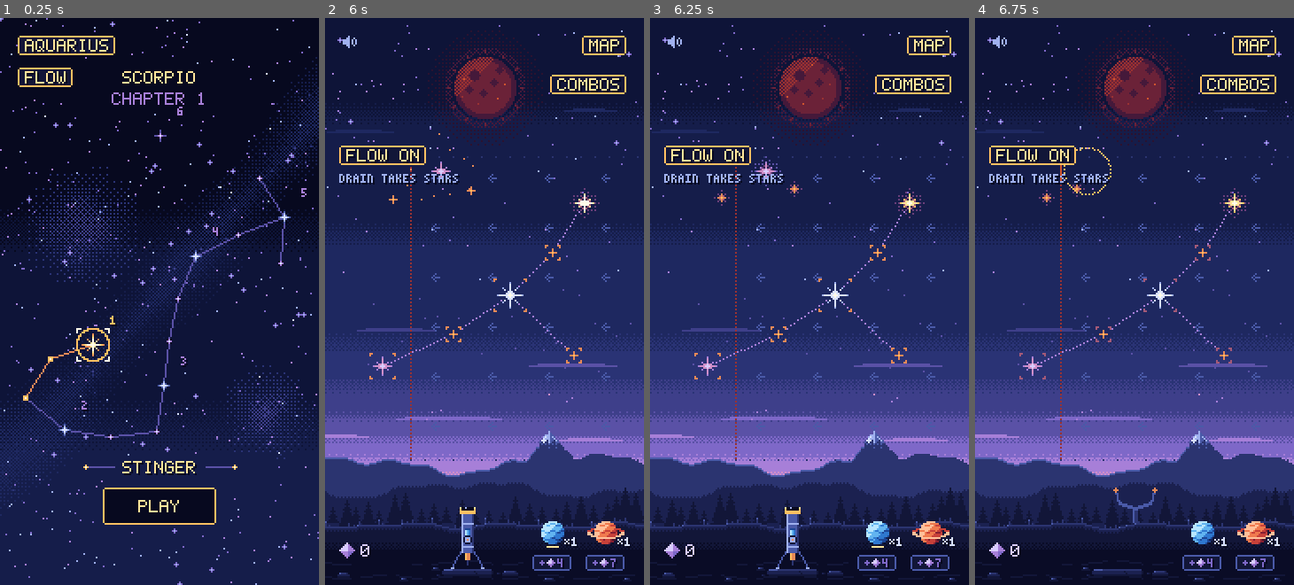
Above: before the commit, frames 1-4 (left to right).
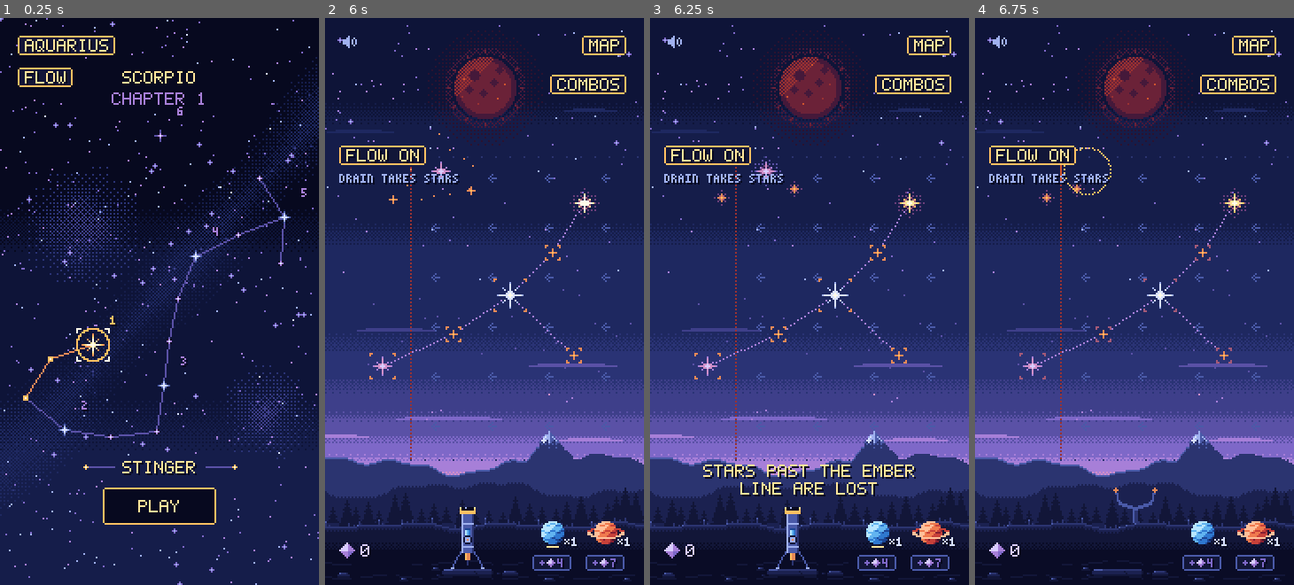
Above: after the commit, the same moments.

Repository: mrafael1/DustInSpace
Game: Godot game, scene res://game/scenes/app.tscn
Two runs of this game, one before a commit and one after it. Both use one fixed random seed, a clock stepped at 60 frames per second and the inputs below.
Inputs (mouse positions are in pixels of both pictures, inside the frame that each line leads up to):
- Up to frame 1 (0.25 s): no input
- Up to frame 2 (6 s): tap Enter at 0.5 s; move the mouse to (554, 273) at 0.52 s; hold Shift 0.53-1.25 s; click (554, 273) at 0.67 s; drag from (420, 329) to (468, 414) at 1.27 s; move the mouse to (516, 176) at 2.02 s; tap Ctrl at 2.1 s; drag from (468, 414) to (388, 216) at 2.77 s; move the mouse to (580, 386) at 3.52 s; hold A 3.53-4.25 s; tap U at 3.6 s; drag from (388, 216) to (436, 159) at 4.27 s; move the mouse to (500, 301) at 5.02 s; hold A 5.03-5.75 s; tap L at 5.1 s; click (500, 301) at 5.17 s; drag from (436, 159) to (420, 329) at 5.77 s
- Up to frame 3 (6.25 s): no input
- Up to frame 4 (6.75 s): move the mouse to (1204, 273) at 6.52 s; tap T at 6.6 s

Frames 1-2 are identical in both runs. In frame 3, 1.4% of the frame differs, in the area x 16-84%, y 78-85%; in frame 4, nothing differs.

Commit message:
feat: a current's first move says its rule; stages without a painting yet complete without one
Co-Authored-By: Claude Opus 5.5 <noreply@anthropic.com>

Diff:
--- a/game/scenes/constellation_view.gd
+++ b/game/scenes/constellation_view.gd
@@ -144,8 +144,9 @@
 	# The map sits where the run's sky puts it (a taller sky moves it up); everything here is drawn
 	# in its home layout, so the whole view moves with it.
 	position = Vector2(run.scorpio.shift) if run.scorpio != null else Vector2.ZERO
-	painting(_map().painting)
-	figure_rows(_map().painting)
+	if has_painting(_map()):
+		painting(_map().painting)
+		figure_rows(_map().painting)
 	_shown_lit.clear()
 	if run.scorpio != null:
 		_shown_lit.assign(run.scorpio.lit)
@@ -165,6 +166,12 @@
 ## How long the completion plays: the tune, the painting forming and flashing, the hold.
 static func completion_time() -> float:
 	return TUNE_TIME + FIGURE_RISE + FIGURE_FLASH + FIGURE_CODA
+
+
+## Whether `map`'s painting has been drawn (a new chapter's stages come before their art: they
+## complete with their song and no painting).
+static func has_painting(map: StarMap) -> bool:
+	return map.painting != "" and ResourceLoader.exists(map.painting)
 
 
 ## The painting at `path` (a StarMap.painting), loaded once. Views load theirs before they draw
@@ -618,7 +625,7 @@
 ## painting itself.
 func _draw_figure() -> void:
 	var stage: float = figure_stage()
-	if stage < 0.0:
+	if stage < 0.0 or not has_painting(_map()):
 		return
 	var path: String = _map().painting
 	var rows: Dictionary = figure_rows(path)
--- a/game/ui/hud.gd
+++ b/game/ui/hud.gd
@@ -67,6 +67,10 @@
 const ORION_MESSAGE_TIME: float = 3.0
 ## Orion's first hunting area of a run (#71) says what the ring means.
 const HUNT_MESSAGE: String = "LAUNCH AND ORION SHOOTS HERE"
+## A current's first move of a run (chapter 2) says what it does: it moves stars, or, where it
+## drains, that it takes the stars it carries past its edge.
+const FLOW_MESSAGE: String = "EACH LAUNCH, THE FLOW\nMOVES THE STARS"
+const DRAIN_MESSAGE: String = "STARS PAST THE EMBER\nLINE ARE LOST"
 ## A refused pick's reason, said on the message line (#91): two lines, so it fits the 180 px screen.
 ## It stays RULE_TIME, and the same reason again within RULE_QUIET says nothing new.
 const REFUSAL_MESSAGES: Dictionary = {
@@ -108,6 +112,7 @@
 var _message_left: float = 0.0
 ## Orion's first mark has been explained this run.
 var _orion_told: bool = false
+var _current_told: bool = false
 ## Where the loaded planet shows on the launcher (the telescope's window), for the tutorial's hand.
 ## Main wires it: `func() -> Vector2i`.
 var loaded_window_at: Callable
@@ -193,6 +198,7 @@
 		_sequencer.event_played.connect(_on_event_played)
 	_build_slots(run.balance.pack_kinds())
 	_orion_told = false
+	_current_told = false
 	_volley.visible = run.volley != null
 	if run.volley != null:
 		_volley.position = Vector2(run.sky_rect.position + OrionView.FIGURE_AT + VOLLEY_COUNTER_OFFSET)
@@ -461,6 +467,11 @@
 			# lighting is seen (the step itself comes once the sky has cleared).
 			if _run.tutorial != null and not _run.tutorial.is_done() and event.args[0] >= 0:
 				_guide.show_step(Tutorial.Step.SUN_FULL, _landmark_top(event.args[0]), true, TutorialView.Point.DOWN, _run.sky_rect.position.y + TutorialView.TOP)
+			return
+		&"stars_shifted":
+			if not _current_told:
+				_current_told = true
+				show_message(DRAIN_MESSAGE if _run.current.drains else FLOW_MESSAGE, ORION_MESSAGE_TIME)
 			return
 		&"star_marked":
 			if not _orion_told:
